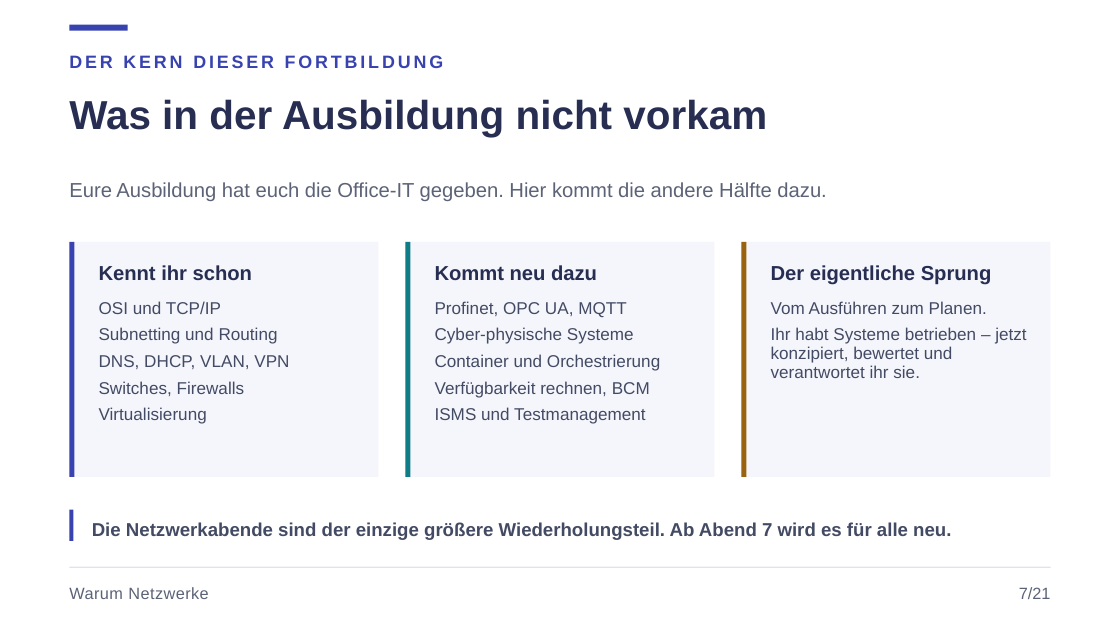
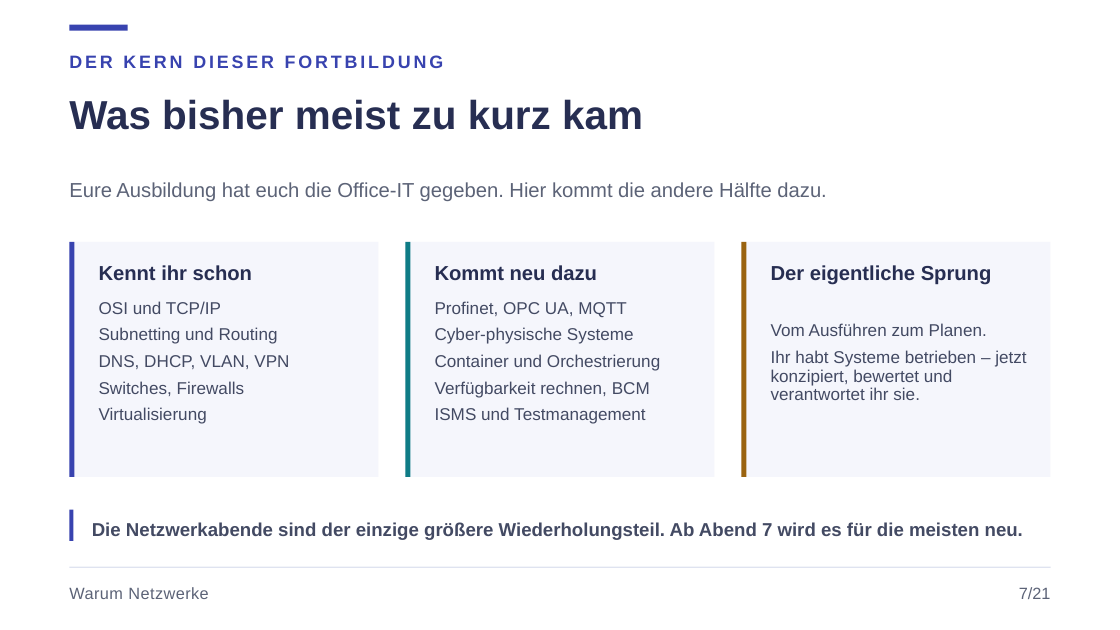
Before and after one commit to JacobMenge/kurs-unterlagen, a slide deck: slide 9 of folien/dist/01-netzwerke-grundlagen.pptx. Drawn at 1120x630 pixels with LibreOffice and Linux fonts; fonts in the diff are those of the drawing. Boxes give left, top, right and bottom in pixels: in the first picture for what was removed or moved away, otherwise in the second. Text is boxed around its words. In the diff, an @@ line names an element or a change of style, - is before the commit and + after.

Commit message:
folien: kartenlayout robuster (titelumbruch, icon-freiraum), schaubilder nachjustiert, aussagen zur ausbildung praezisiert

```diff
--- a/folien/dist/01-netzwerke-grundlagen.pptx
+++ b/folien/dist/01-netzwerke-grundlagen.pptx
@@ text at bbox=[69, 99, 643, 130]: text changed @@
-Was in der Ausbildung nicht vorkam
+Was bisher meist zu kurz kam
@@ text "Vom Ausführen zum Planen.": place and size @@
-text "Vom Ausführen zum Planen." at bbox=[771, 301, 1026, 378]
+text "Vom Ausführen zum Planen." at bbox=[771, 323, 1026, 400]
@@ text at bbox=[92, 522, 1023, 540]: text changed @@
-Die Netzwerkabende sind der einzige größere Wiederholungsteil. Ab Abend 7 wird es für alle neu.
+Die Netzwerkabende sind der einzige größere Wiederholungsteil. Ab Abend 7 wird es für die meisten neu.
```
Also in this commit, not shown: 8 other slides changed, 8 other files.
